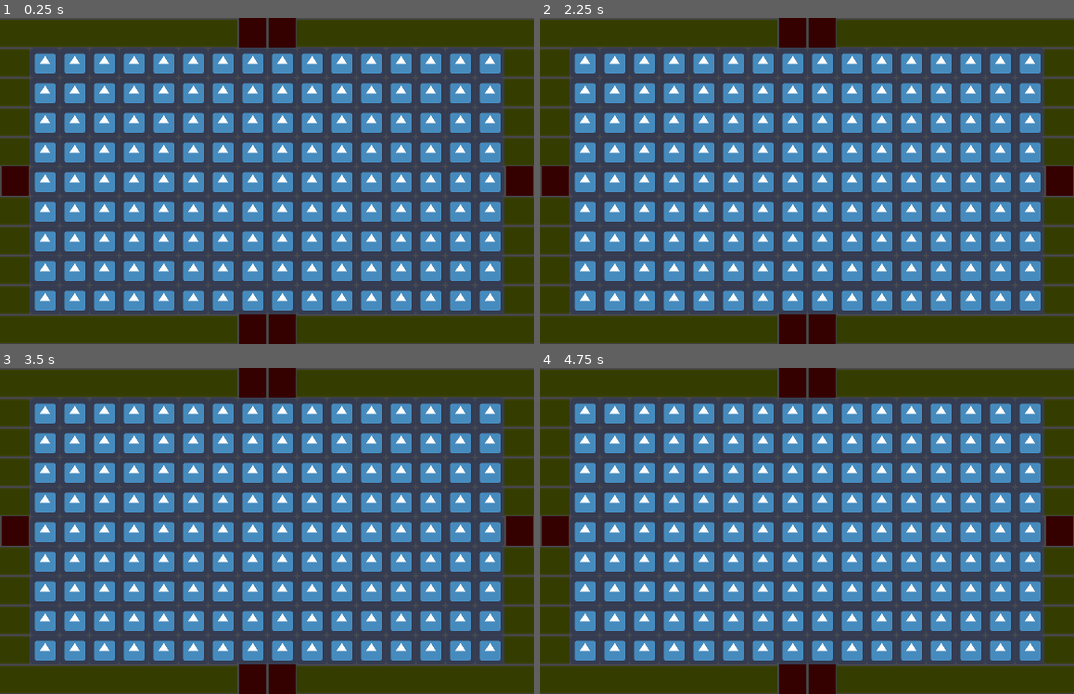
Above: before the commit, frames 1-4 (two rows, left to right).
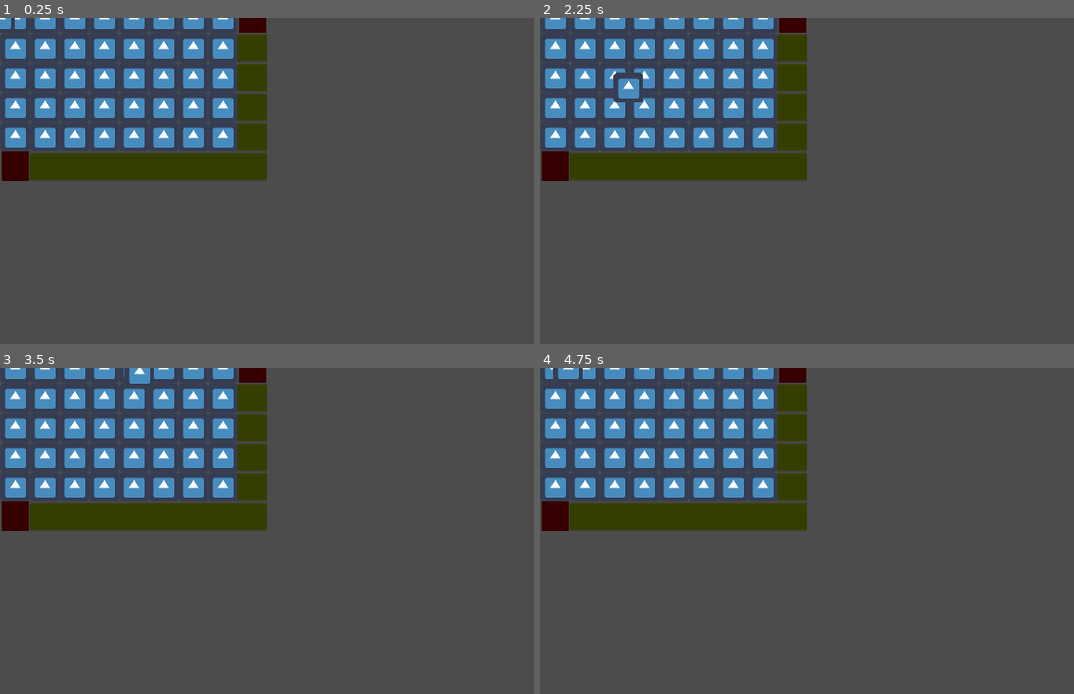
Above: after the commit, the same moments.

Repository: hilzerr/yogscast-gamejam-2020
Game: Godot game, scene res://scenes/world/Room.tscn
Two runs of this game, one before a commit and one after it. Both use one fixed random seed, a clock stepped at 60 frames per second and the inputs below. The project has no main scene, so this scene is started directly. The engine's default icon, where the game draws it, is replaced by a stand-in: a white triangle on a blue panel in a dark square.
Inputs:
- Up to frame 1 (0.25 s): no input
- Up to frame 2 (2.25 s): tap Enter at 0.5 s; hold D (move_right) 0.53-1.28 s; hold S (move_down) 1.28-2.03 s; hold D (move_right) from 2.03 s (still down)
- Up to frame 3 (3.5 s): release D (move_right) at 2.78 s; hold W (move_up) from 2.78 s (still down)
- Up to frame 4 (4.75 s): release W (move_up) at 3.53 s; hold A (move_left) from 3.53 s (still down)

The runs differ from the first frame. In frame 1, 64% of the frame differs, in the area x 0-100%, y 0-100%; in frame 2, 64%; in frame 3, 64%; in frame 4, 64%.
Error after the commit: Parse Error: The class "Room" shadows a native class. (res://scripts/world/Room.gd:2)

Commit message:
Create basic structures for level generation

Diff:
--- a/src/project.godot
+++ b/src/project.godot
@@ -8,9 +8,20 @@
 
 config_version=4
 
-_global_script_classes=[  ]
+_global_script_classes=[ {
+"base": "KinematicBody2D",
+"class": "Player",
+"language": "GDScript",
+"path": "res://scripts/player/Player.gd"
+}, {
+"base": "Area2D",
+"class": "Room",
+"language": "GDScript",
+"path": "res://scripts/world/Room.gd"
+} ]
 _global_script_class_icons={
-
+"Player": "",
+"Room": ""
 }
 
 [application]
@@ -55,3 +66,8 @@
 2d_physics/layer_1="Player"
 2d_physics/layer_2="Walls"
 2d_physics/layer_3="Interactables"
+2d_physics/layer_4="Rooms"
+
+[rendering]
+
+quality/driver/driver_name="GLES2"
--- a/src/scenes/world/Room.tscn
+++ b/src/scenes/world/Room.tscn
@@ -1,11 +1,24 @@
-[gd_scene load_steps=3 format=2]
+[gd_scene load_steps=5 format=2]
 
 [ext_resource path="res://assets/environment/placeholder_tileset.tres" type="TileSet" id=1]
 [ext_resource path="res://scripts/world/Room.gd" type="Script" id=2]
+[ext_resource path="res://scenes/player/Player.tscn" type="PackedScene" id=3]
 
-[node name="Room" type="TileMap"]
+[sub_resource type="RectangleShape2D" id=1]
+extents = Vector2( 272, 160 )
+
+[node name="Room" type="Area2D"]
+collision_layer = 2147483656
+script = ExtResource( 2 )
+
+[node name="Layout" type="TileMap" parent="."]
+position = Vector2( -288, -176 )
 tile_set = ExtResource( 1 )
 cell_size = Vector2( 32, 32 )
 format = 1
 tile_data = PoolIntArray( 0, 1, 0, 1, 1, 0, 2, 1, 0, 3, 1, 0, 4, 1, 0, 5, 1, 0, 6, 1, 0, 7, 1, 0, 8, 2, 0, 9, 2, 0, 10, …(2579 unchanged characters)…
-script = ExtResource( 2 )
+
+[node name="CollisionShape2D" type="CollisionShape2D" parent="."]
+shape = SubResource( 1 )
+
+[node name="Player" parent="." instance=ExtResource( 3 )]
--- /dev/null
+++ b/src/scenes/world/World.tscn
@@ -0,0 +1,9 @@
+[gd_scene load_steps=2 format=2]
+
+[ext_resource path="res://scripts/world/World.gd" type="Script" id=1]
+
+[node name="World" type="Node2D"]
+script = ExtResource( 1 )
+
+[node name="Camera2D" type="Camera2D" parent="."]
+current = true
--- a/src/scripts/player/Player.gd
+++ b/src/scripts/player/Player.gd
@@ -1,4 +1,5 @@
 extends KinematicBody2D
+class_name Player
 
 export (int) var speed = 100
 
--- a/src/scripts/world/Room.gd
+++ b/src/scripts/world/Room.gd
@@ -1 +1,2 @@
-extends TileMap
+extends Area2D
+class_name Room
--- /dev/null
+++ b/src/scripts/world/World.gd
@@ -0,0 +1,22 @@
+extends Node2D
+
+const rooms = {
+	"ROOM" : preload("res://scenes/world/Room.tscn")
+}
+
+export (Vector2) var room_size = Vector2(18, 11)
+
+var level := Dictionary()
+
+func _ready() -> void:
+	generate_level()
+	var player := Player.new()
+	player.position = Vector2()
+	add_child(player)
+
+func generate_level() -> void:
+	var new_room : Area2D = rooms.ROOM.instance()
+	var room_pos := Vector2(0,0)
+	level[room_pos] = new_room
+	new_room.position = room_pos * room_size
+	add_child(new_room)
